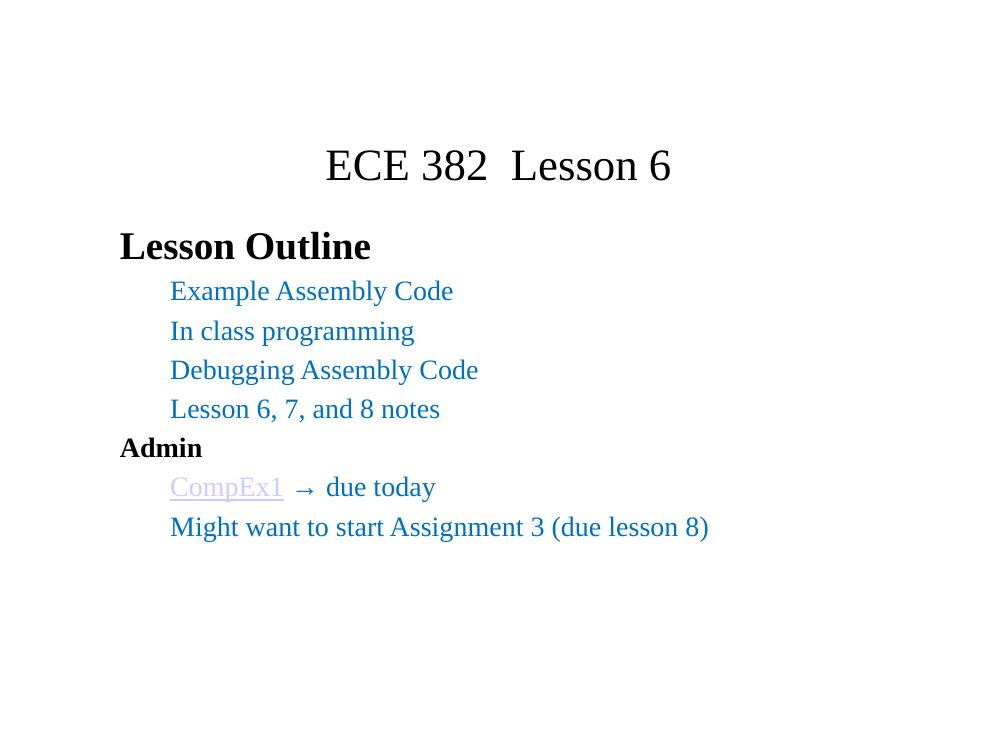
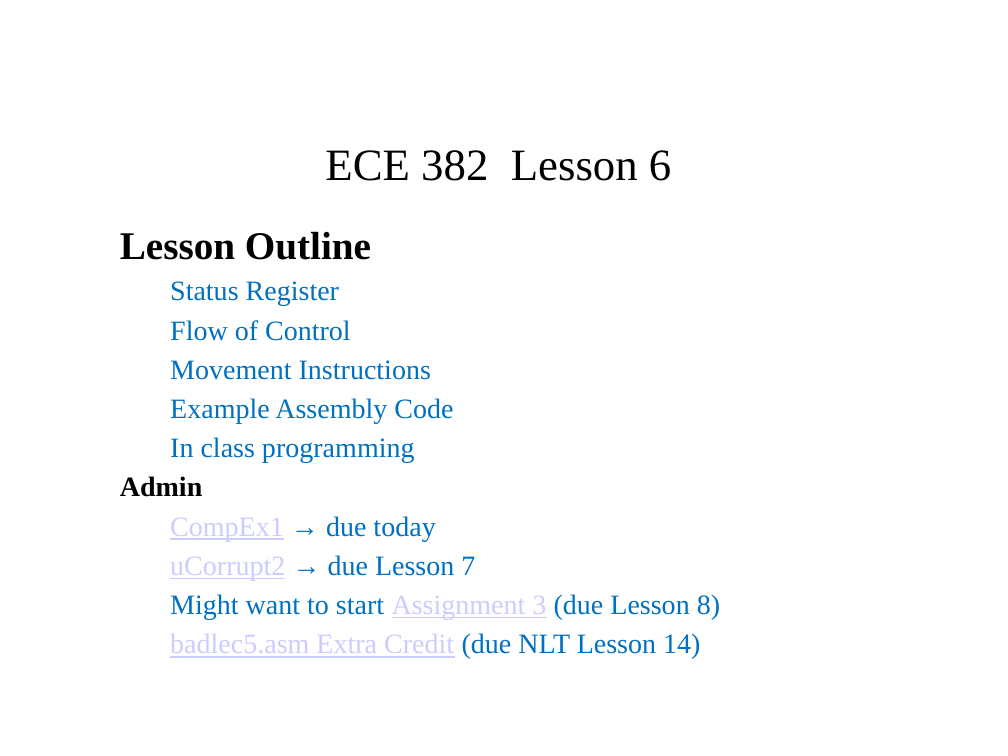
Before and after one commit to pw4rn3r/ECE382, a slide deck: slide 1 of notes/L6/Lsn6.pptx. Drawn at 1008x756 pixels with LibreOffice and Linux fonts; fonts in the diff are those of the drawing. Boxes give left, top, right and bottom in pixels: in the first picture for what was removed or moved away, otherwise in the second. Text is boxed around its words. In the diff, an @@ line names an element or a change of style, - is before the commit and + after.

Commit message:
Minor updates to Lesson 6 and adding slides.

```diff
--- a/notes/L6/Lsn6.pptx
+++ b/notes/L6/Lsn6.pptx
@@ subtitle at (170, 281, 431, 380): paragraphs added @@
+  Status Register
+  Flow of Control
+  Movement Instructions
@@ subtitle at (170, 359, 478, 422): paragraphs removed @@
-  Debugging Assembly Code
-  Lesson 6, 7, and 8 notes
@@ subtitle at (170, 555, 720, 659): text changed @@
-  Might want to start Assignment 3 (due lesson 8)
+  uCorrupt2 → due Lesson 7
+  Might want to start Assignment 3 (due Lesson 8)
+  badlec5.asm Extra Credit (due NLT Lesson 14)
```
Also in this commit, not shown: 19 slides added, 1 other file.
